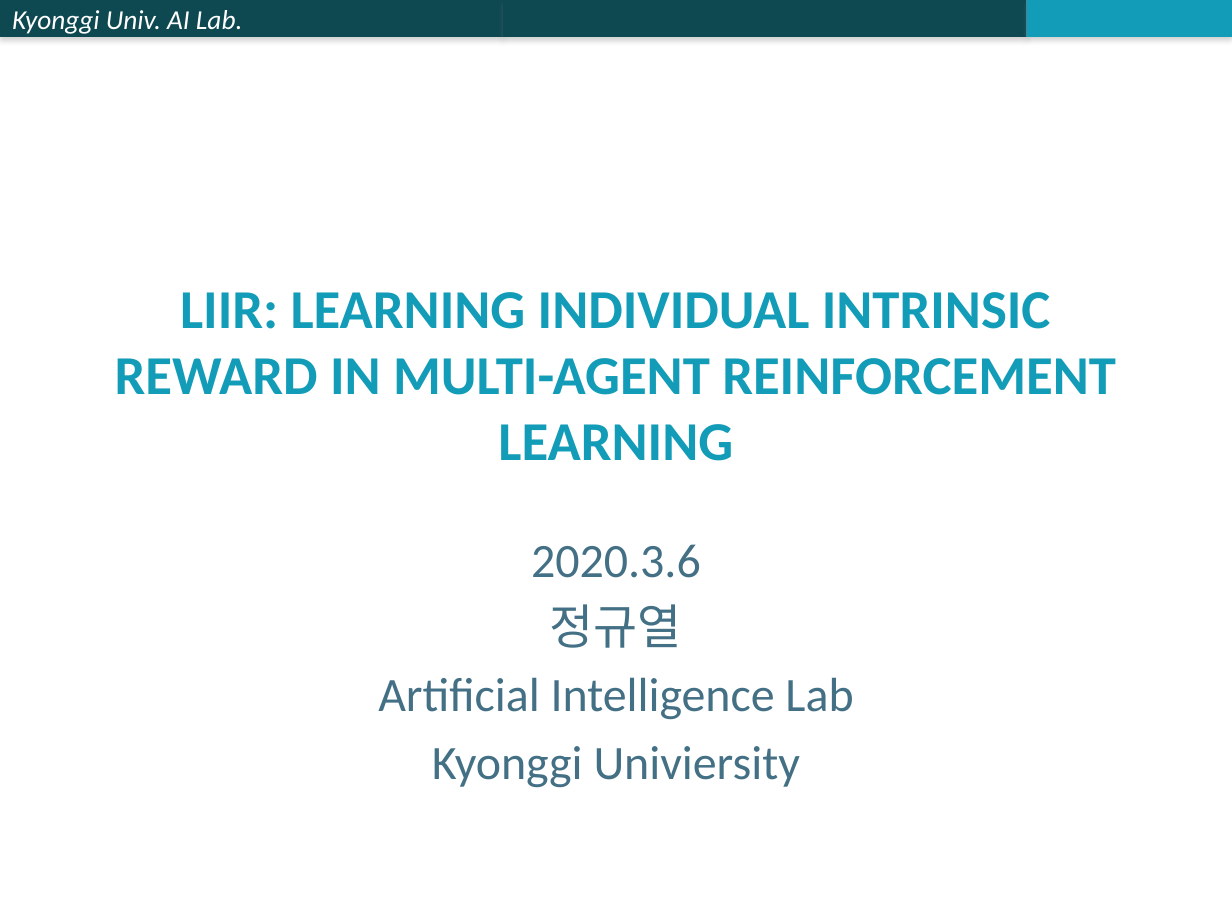
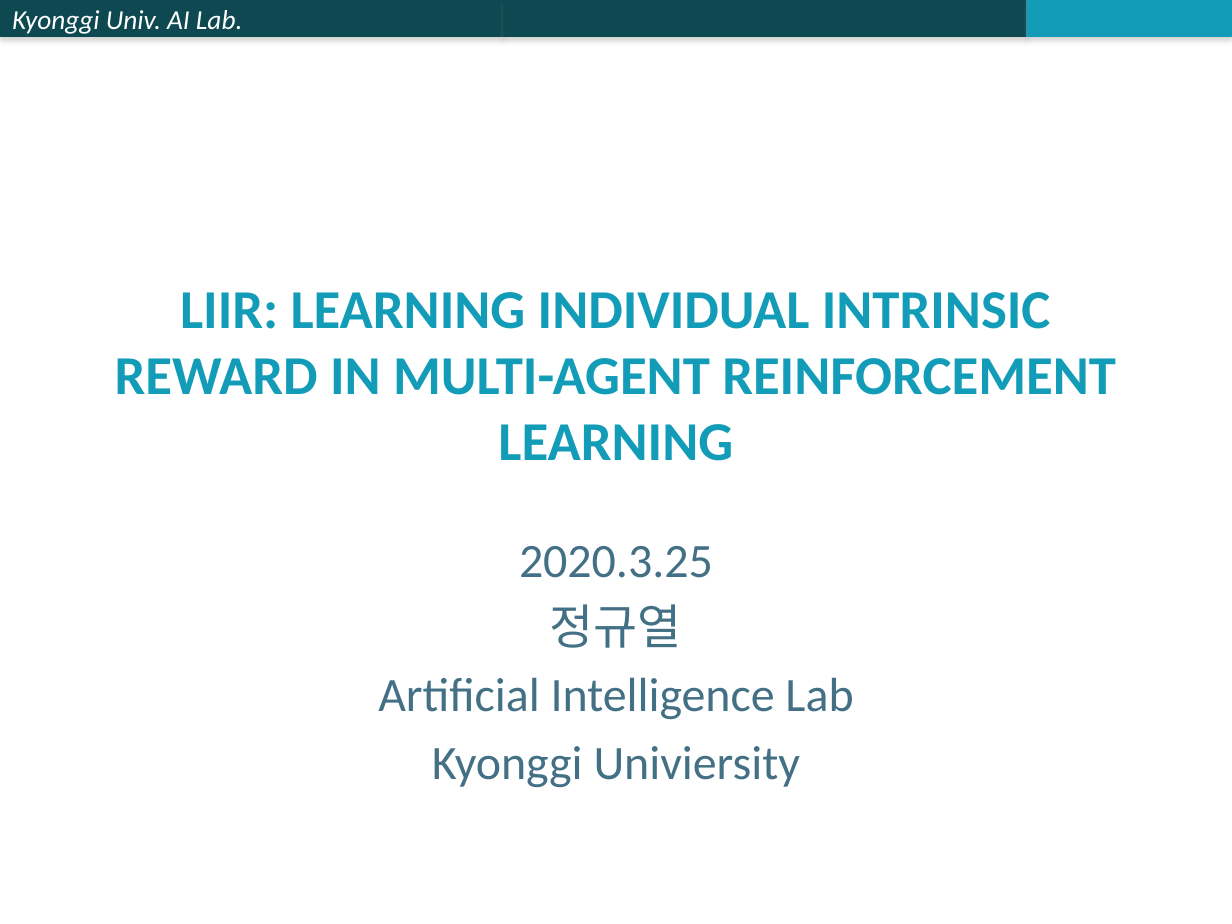
Before and after one commit to jk96491/PapersSeminar, a slide deck: slide 1 of Multi_Agent/PPTX/Learning Individual Intrinsic Reward in Multi-Agent Reinforcement Learning.pptx. Drawn at 1232x924 pixels with LibreOffice and Linux fonts; fonts in the diff are those of the drawing. Boxes give left, top, right and bottom in pixels: in the first picture for what was removed or moved away, otherwise in the second. Text is boxed around its words. In the diff, an @@ line names an element or a change of style, - is before the commit and + after.

```diff
--- a/Multi_Agent/PPTX/Learning Individual Intrinsic Reward in Multi-Agent Reinforcement Learning.pptx
+++ b/Multi_Agent/PPTX/Learning Individual Intrinsic Reward in Multi-Agent Reinforcement Learning.pptx
@@ subtitle at bbox=[519, 546, 713, 578]: text changed @@
-2020.3.6
+2020.3.25
```
Also in this commit, not shown: 3 other slides changed.
